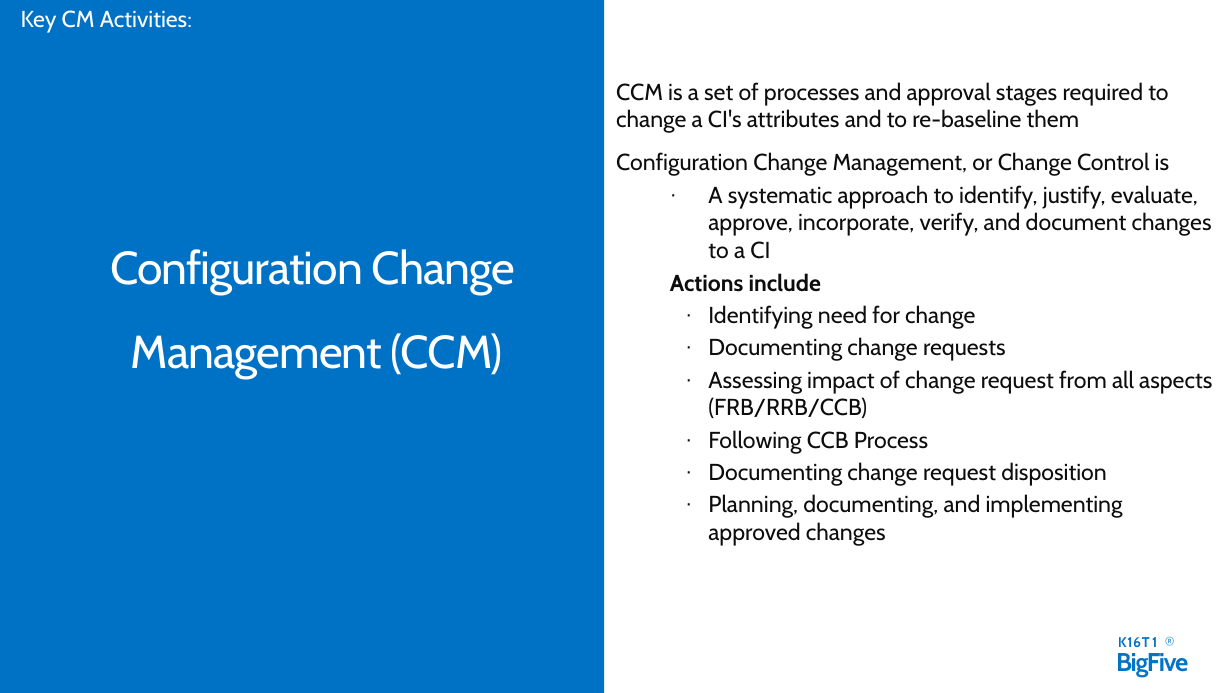
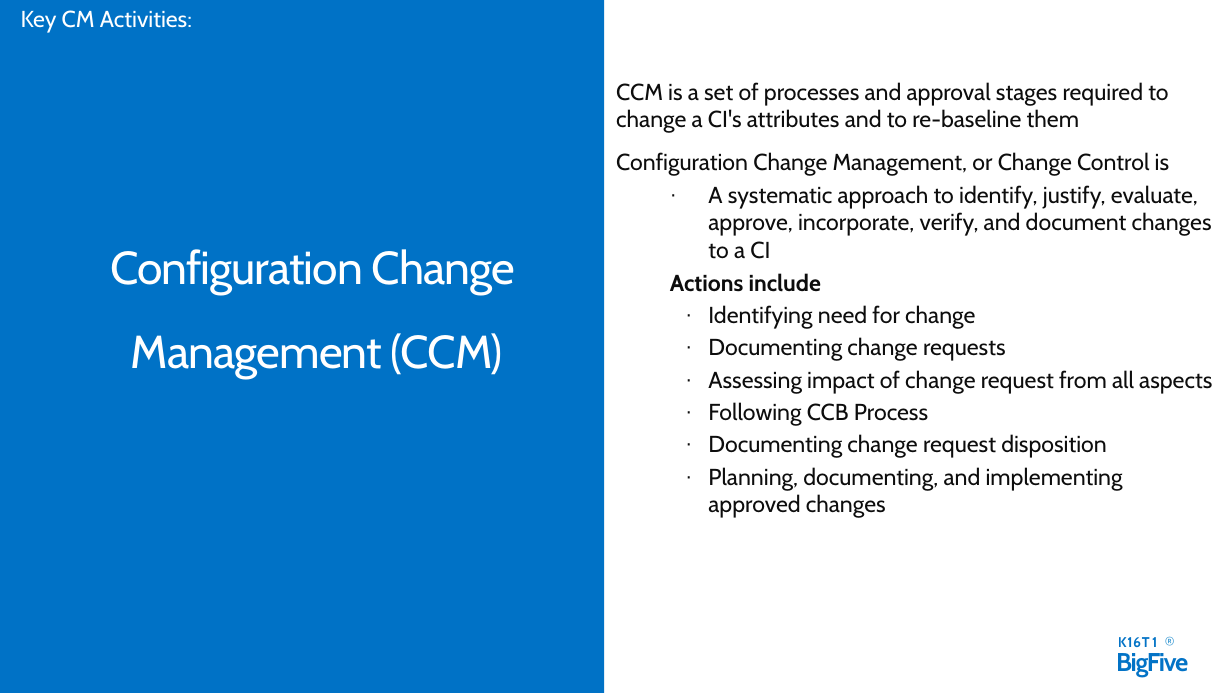
Before and after one commit to daotk/cdkpt, a slide deck: slide 26 of SPQM/Team Assignment/Final/CM_Final_0501.pptx (slide 27 before the commit). Drawn at 1232x693 pixels with LibreOffice and Linux fonts; fonts in the diff are those of the drawing. Boxes give left, top, right and bottom in pixels: in the first picture for what was removed or moved away, otherwise in the second. Text is boxed around its words. In the diff, an @@ line names an element or a change of style, - is before the commit and + after.

```diff
--- a/SPQM/Team Assignment/Final/CM_Final_0501.pptx
+++ b/SPQM/Team Assignment/Final/CM_Final_0501.pptx
@@ text at [708,370,1212,394]: text changed @@
-    · Assessing impact of change request from all aspects (FRB/RRB/CCB)
+    · Assessing impact of change request from all aspects
```
Also in this commit, not shown: 6 other slides changed, 1 slide removed.
